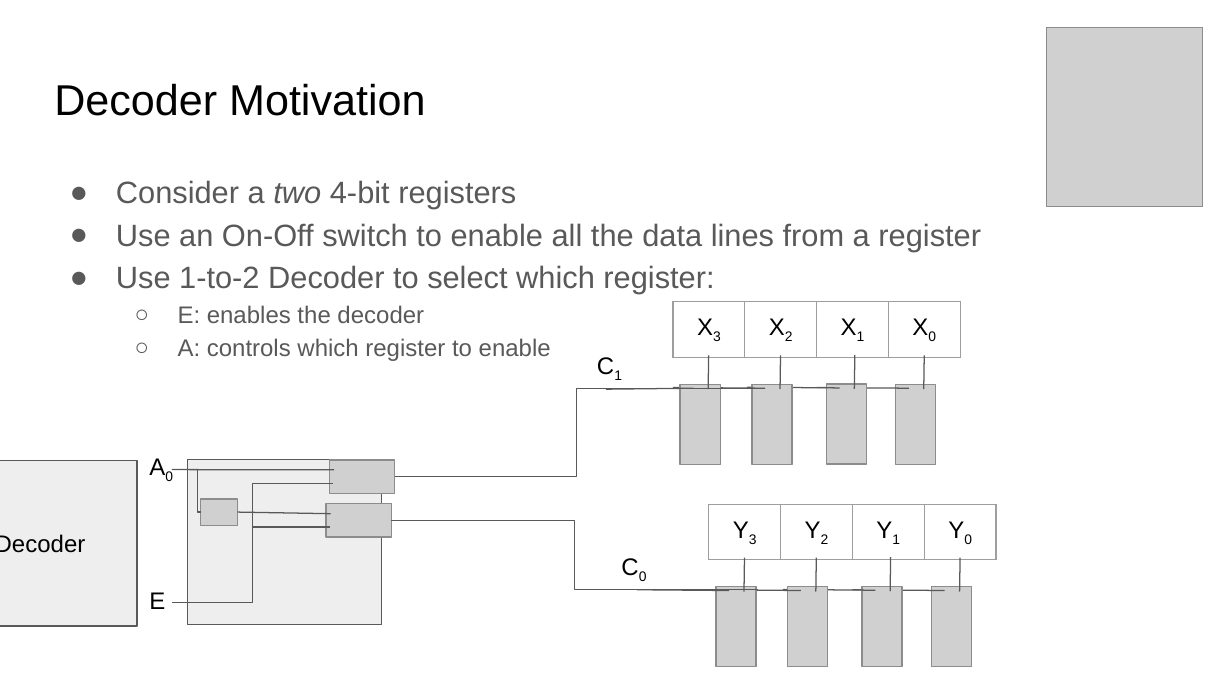
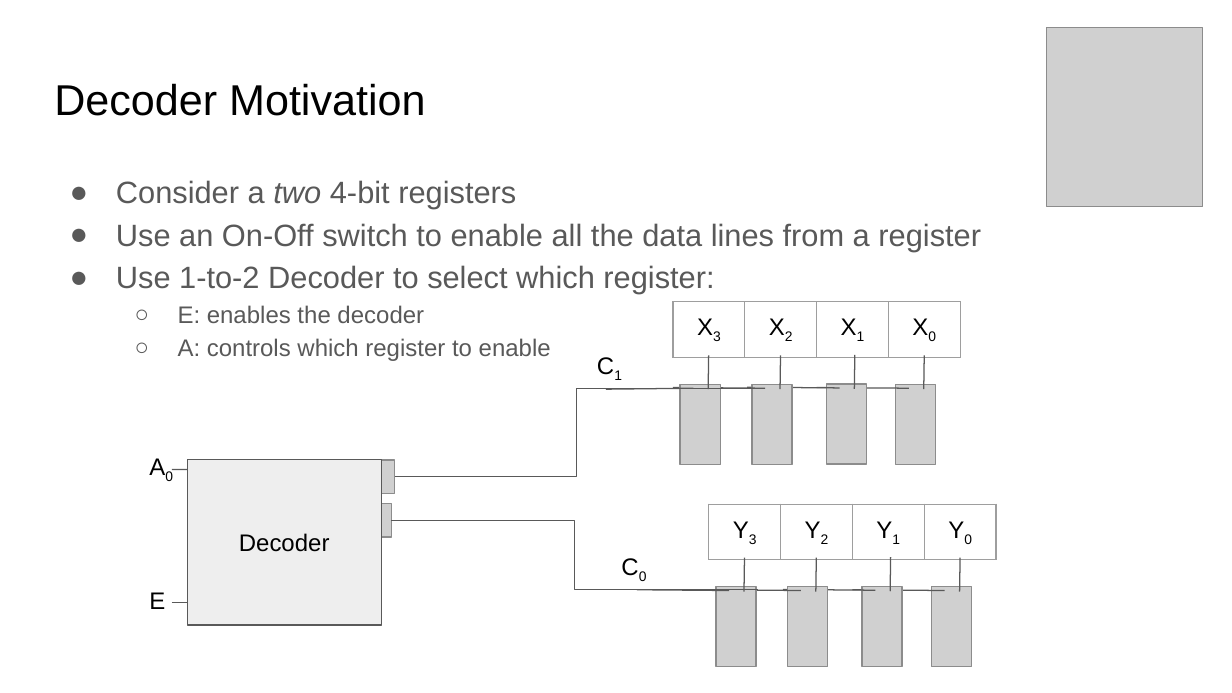
Before and after one commit to COMP122/comp122-s23, a slide deck: slide 5 of digital-logic/documents/.hidden/Control Lines and the CPU.pptx. Drawn at 1232x693 pixels with LibreOffice and Linux fonts; fonts in the diff are those of the drawing; grey boxes stand for pictures. Boxes give left, top, right and bottom in pixels: in the first picture for what was removed or moved away, otherwise in the second. Text is boxed around its words. In the diff, an @@ line names an element or a change of style, - is before the commit and + after.

```diff
--- a/digital-logic/documents/.hidden/Control Lines and the CPU.pptx
+++ b/digital-logic/documents/.hidden/Control Lines and the CPU.pptx
@@ rectangle "Decoder": place and size @@
-rectangle "Decoder" at [0, 461, 137, 627]
+rectangle "Decoder" at [187, 460, 381, 626]
@@ elbow line removed from (197, 469) to (201, 513) @@
@@ picture removed at [201, 499, 238, 525] @@
@@ line removed from (238, 513) to (330, 514) @@
```
Also in this commit, not shown: 16 other slides changed, 1 other file.
